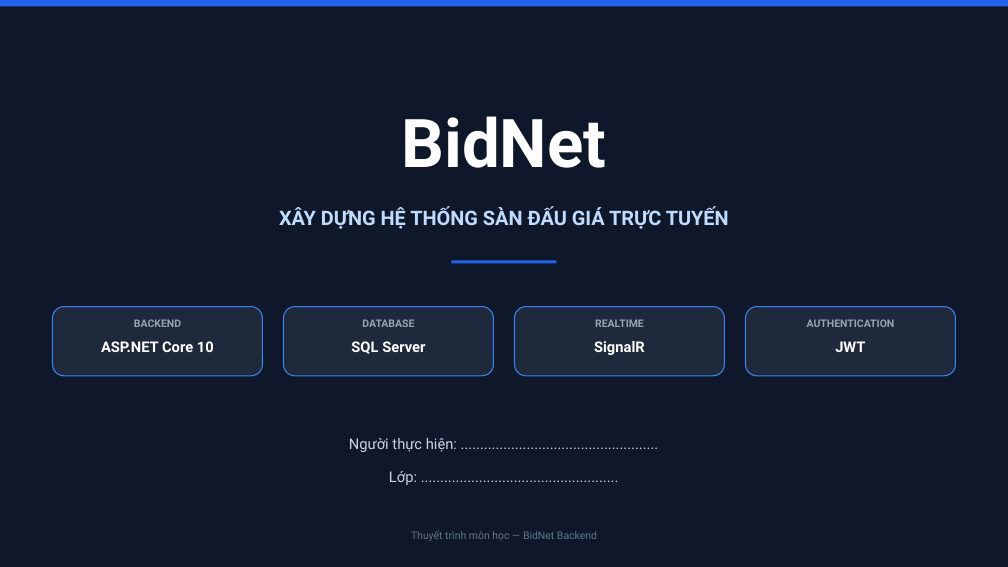
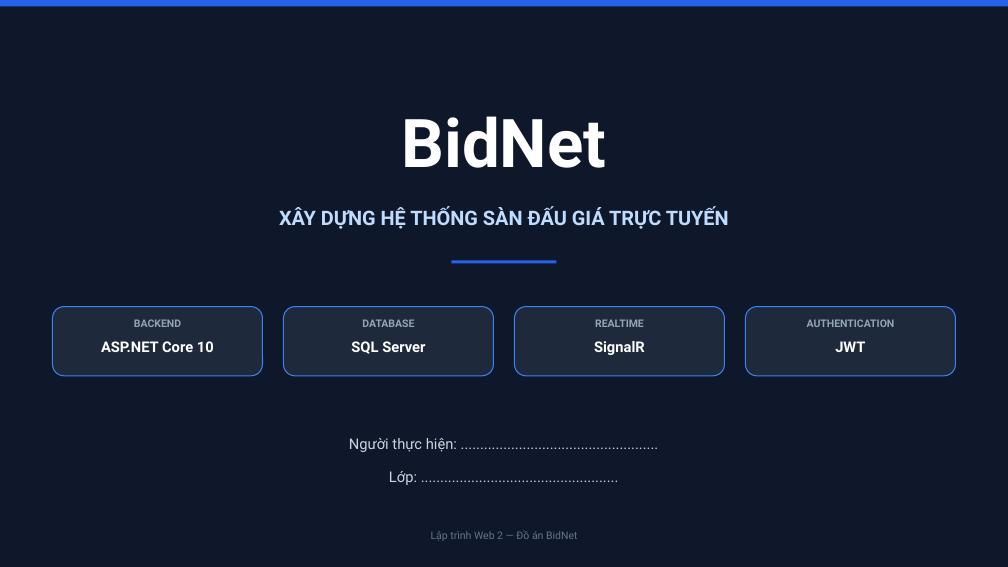
Before and after one commit to ThanhPhuocIT3905/BidNet, a slide deck: slide 1 of docs/presentation/BidNet-ThuyetTrinh-10-slide.pptx. Drawn at 1008x567 pixels with LibreOffice and Linux fonts; fonts in the diff are those of the drawing. Boxes give left, top, right and bottom in pixels: in the first picture for what was removed or moved away, otherwise in the second. Text is boxed around its words. In the diff, an @@ line names an element or a change of style, - is before the commit and + after.

```diff
--- a/docs/presentation/BidNet-ThuyetTrinh-10-slide.pptx
+++ b/docs/presentation/BidNet-ThuyetTrinh-10-slide.pptx
@@ text at (x1=431, y1=530, x2=577, y2=541): text changed @@
-Thuyết trình môn học — BidNet Backend
+Lập trình Web 2 — Đồ án BidNet
```
Also in this commit, not shown: 4 other slides changed, 1 slide added, 1 slide removed, 27 other files.
